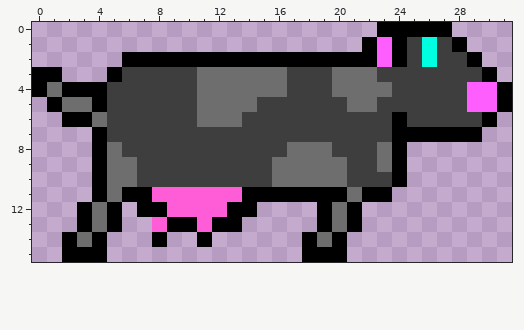
One commit to this pixel-art sprite: OLD/client/resources/images/player/cowRT1.png. Above is the file before it was changed.
The file is 32x16 pixels.
And afterwards:
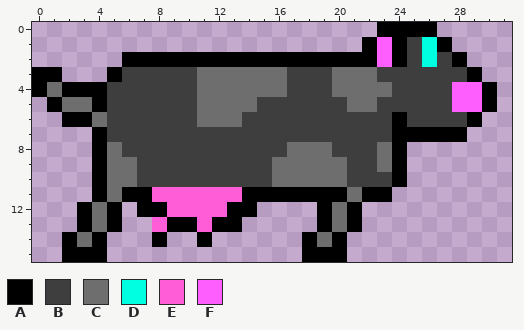
Palette (. is transparent): A #000000  B #3e3e3e  C #6e6e6e  D #00ffe0  E #ff5cd8  F #ff5eff
Changes in this commit:
The author changed colour B to colour A in row 1 at x 27; in row 2 at x 28; in row 3 at x 29; in row 6 at x 29.
The author changed colour F to colour A in rows 4 to 5 at x 30.
The author changed colour B to colour F in rows 4 to 5 at x 28.
Colour A is gone in row 0 at x 27; in row 1 at x 28; in row 2 at x 29; in row 3 at x 30; in rows 4 to 5 at x 31; in row 6 at x 30.
Colour A is gone in row 7 at x 29.
Pixel boxes of the changes (left, top, right, bottom) in both pictures:
changed: (437, 22, 512, 142)
